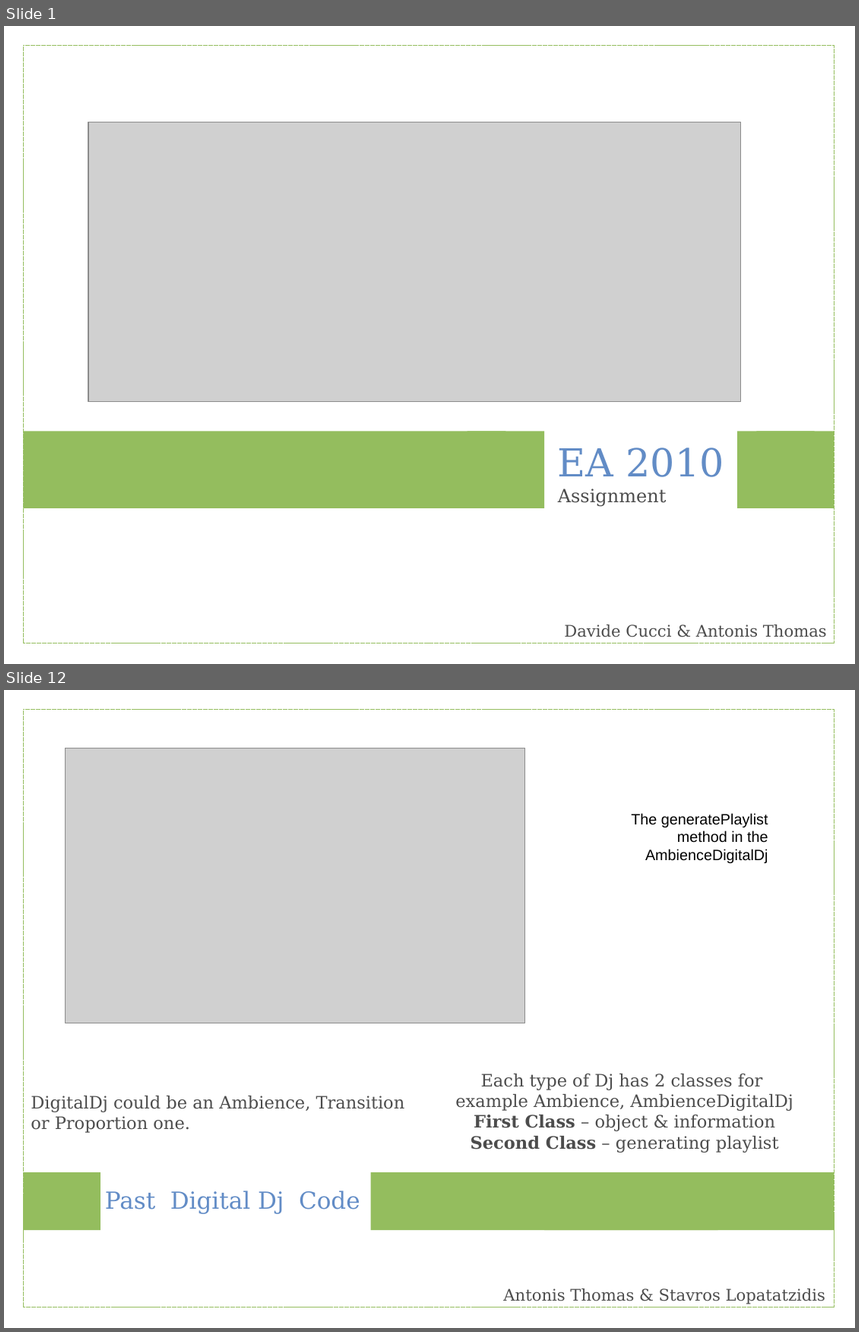
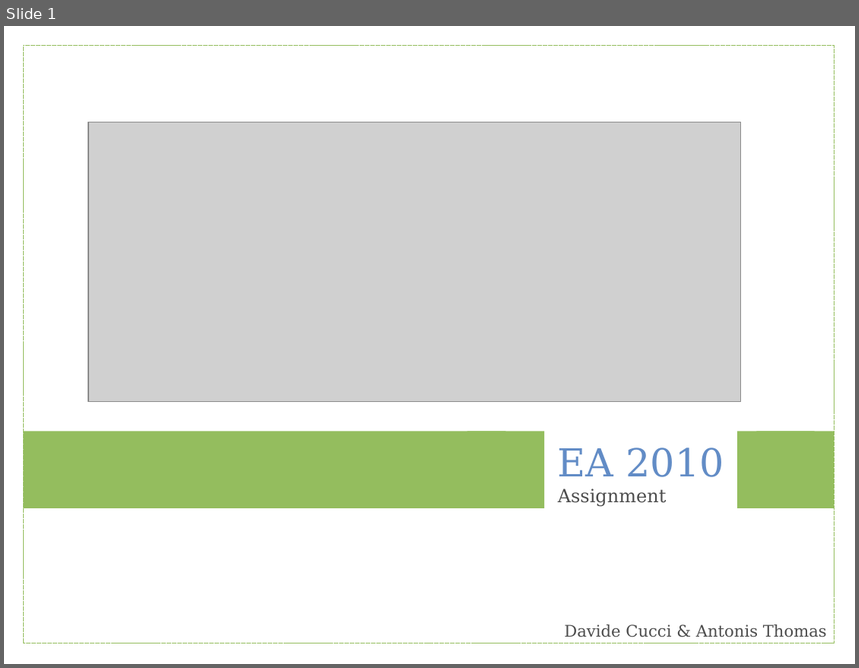
Before and after one commit to ufukhurriyetoglu/extreme-horsepower, a slide deck: EA2010/Report/eapres.odp. Shown one above the other, each under a label of ours: slides 1 and 12 before the commit, slide 1 after it; the slides between them are not shown. The pictures are 859x1332 and 859x668 pixels, drawn with LibreOffice and Linux fonts; fonts in the diff are those of the drawing; grey boxes stand for pictures. Boxes give left, top, right and bottom in pixels: in the first picture for what was removed or moved away, otherwise in the second. Text is boxed around its words. In the diff, an @@ line names an element or a change of style, - is before the commit and + after.

```diff
--- a/EA2010/Report/eapres.odp
+++ b/EA2010/Report/eapres.odp
@@ slide 12 removed at box(4, 690, 855, 1328), background #FFFFFF @@
@@ rectangle removed at box(23, 709, 835, 1308) @@
@@ picture removed at box(65, 748, 525, 1023) @@
@@ text removed at box(631, 813, 769, 863) @@
-The generatePlaylist method in the AmbienceDigitalDj
@@ text removed at box(455, 1074, 793, 1153) @@
-Each type of Dj has 2 classes for
-example Ambience, AmbienceDigitalDj
-First Class – object & information
-Second Class – generating playlist
@@ text removed at box(31, 1096, 405, 1133) @@
-DigitalDj could be an Ambience, Transition
-or Proportion one.
@@ rectangle removed at box(23, 1173, 101, 1230) @@
@@ text removed at box(105, 1191, 360, 1214) @@
-Past Digital Dj Code
@@ rectangle removed at box(371, 1173, 718, 1230) @@
@@ rectangle removed at box(544, 1173, 835, 1230) @@
@@ text removed at box(503, 1289, 826, 1305) @@
-Antonis Thomas & Stavros Lopatatzidis
```
Also in this commit, not shown: 1 slide changed, 20 slides added, 14 other slides removed.
